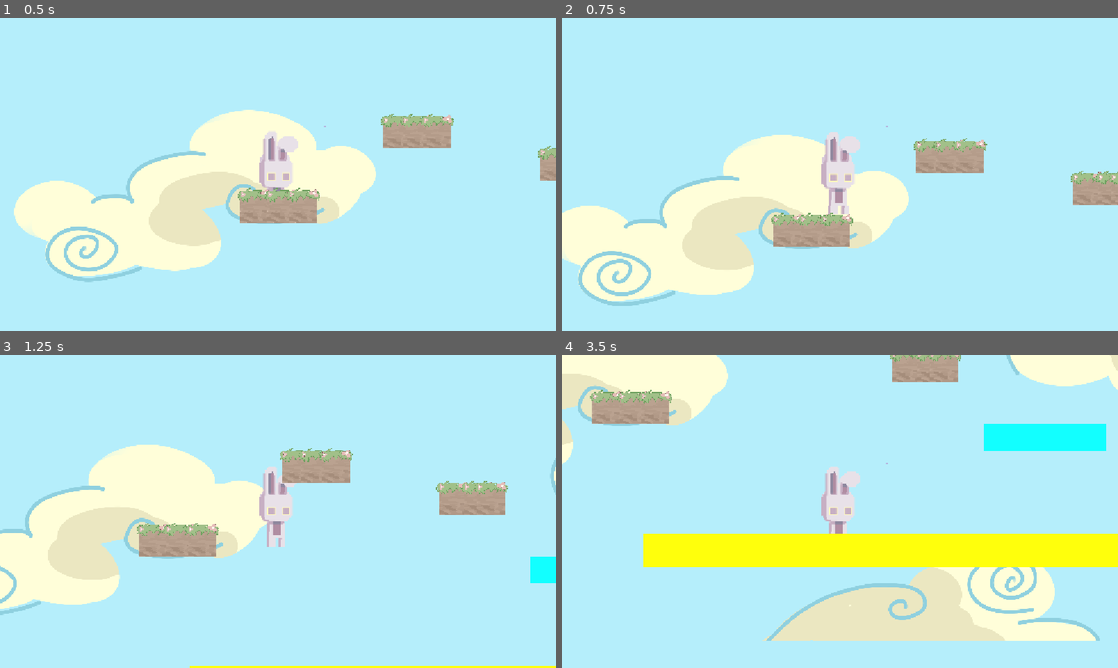
Above: before the commit, frames 1-4 (two rows, left to right).
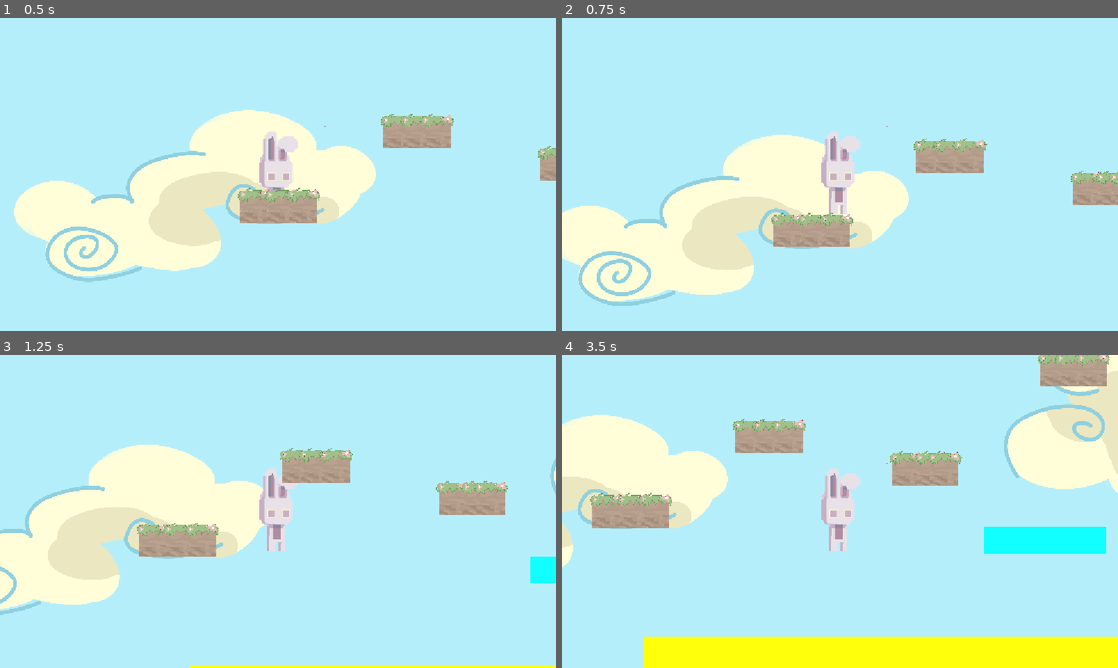
Above: after the commit, the same moments.

Repository: cyberangelina6/bounce-back-gamejam
Game: Godot game, scene res://level1.tscn
Two runs of this game, one before a commit and one after it. Both use one fixed random seed, a clock stepped at 60 frames per second and the inputs below. This scene is started directly instead of the project's main scene.
Inputs:
- Up to frame 1 (0.5 s): no input
- Up to frame 2 (0.75 s): tap Enter at 0.5 s; hold Right (ui_right) from 0.53 s (still down); tap W (jump) at 0.6 s
- Up to frame 3 (1.25 s): keep holding Right (ui_right); tap W (jump) at 0.77, 1.07 s
- Up to frame 4 (3.5 s): tap W (jump) at 1.35, 1.52, 1.82, 2.1, 2.85, 3.02, 3.32 s; release Right (ui_right) at 2.03 s; hold Left (ui_left) 2.03-2.78 s; hold Right (ui_right) from 2.78 s (still down)

Frame 1 is identical in both runs. In frame 2, 0.1% of the frame differs, in the area x 46-54%, y 36-63%; in frame 3, 0.3%; in frame 4, 52%, in the area x 0-100%, y 0-100%.

Commit message:
the boost pad

Diff:
--- a/character_body_2d.gd
+++ b/character_body_2d.gd
@@ -5,7 +5,6 @@
 @export var jump_cut_multiplier = 0.4
 
 var gravity = ProjectSettings.get_setting("physics/2d/default_gravity")
-@onready var anim = $AnimatedSprite2D
 
 func _physics_process(delta):
 
@@ -20,7 +19,6 @@
 	# Jump
 	if Input.is_action_just_pressed("jump") and is_on_floor():
 		velocity.y = jump_velocity
-		anim.play("jump")
 	# Variable jump height
 	if Input.is_action_just_released("jump") and velocity.y < 0:
 		velocity.y *= jump_cut_multiplier
@@ -32,7 +30,8 @@
 	for i in range(get_slide_collision_count()):
 		var collision = get_slide_collision(i)
 		var collider = collision.get_collider()
-
+		if collider.name == "cloud_bottom":
+			velocity.y= -1100
 		if collider.name == "cloud_bounce":
 			if collision.get_normal().y < -0.5:
 				velocity.y = -950.0
